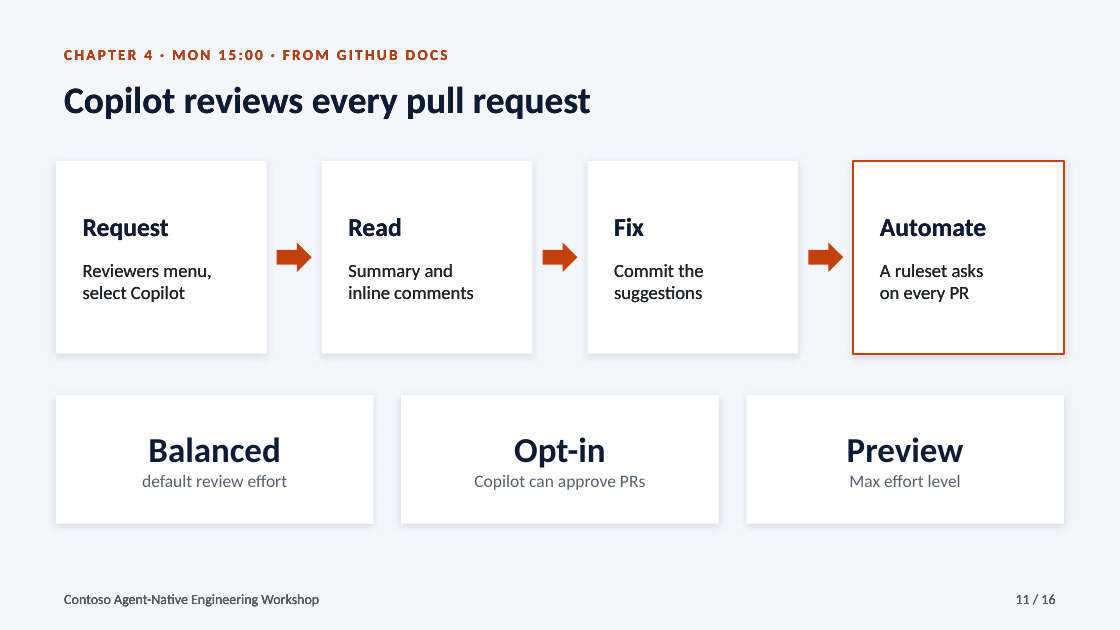
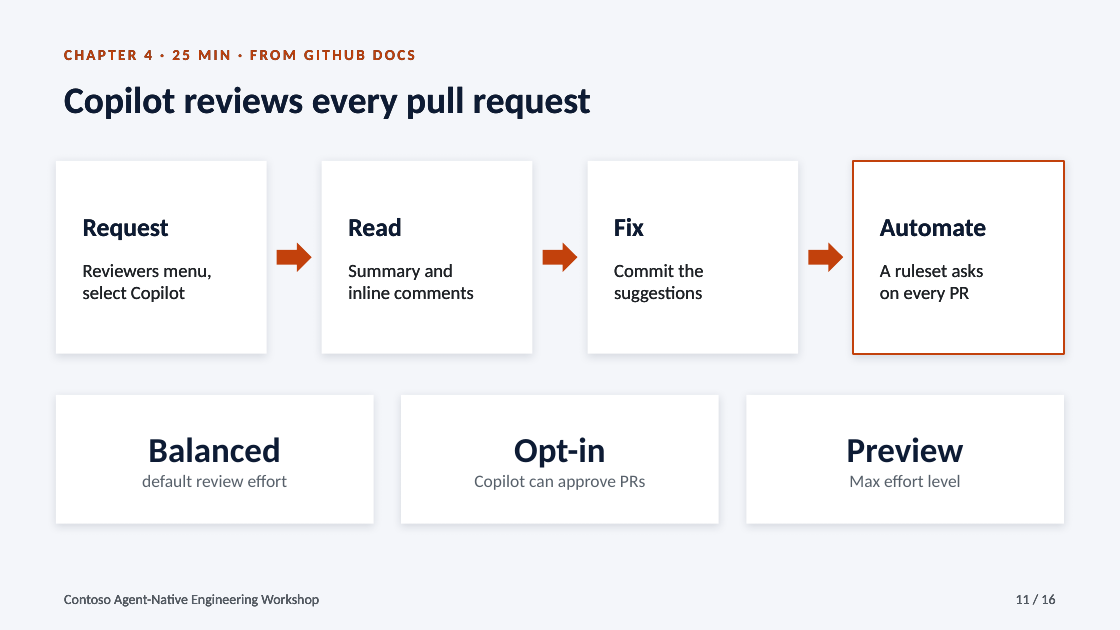
Before and after one commit to ibranibeny/gh-agentic-engineering-workshop, a slide deck: slide 11 of downloads/contoso-agent-native-engineering-workshop.pptx. Drawn at 1120x630 pixels with LibreOffice and Linux fonts; fonts in the diff are those of the drawing. Boxes give left, top, right and bottom in pixels: in the first picture for what was removed or moved away, otherwise in the second. Text is boxed around its words. In the diff, an @@ line names an element or a change of style, - is before the commit and + after.

Commit message:
Tell the story as one workshop, without a day schedule (2/3)
Removes the Monday/Tuesday timeline, clock times and 'two story days' from the guide, slide view and PowerPoint deck. Chapters now show their duration; story scenes are labelled by place or moment.

```diff
--- a/downloads/contoso-agent-native-engineering-workshop.pptx
+++ b/downloads/contoso-agent-native-engineering-workshop.pptx
@@ text at [64,50,415,60]: text changed @@
-CHAPTER 4 · MON 15:00 · FROM GITHUB DOCS
+CHAPTER 4 · 25 MIN · FROM GITHUB DOCS
```
Also in this commit, not shown: 11 other slides changed.
